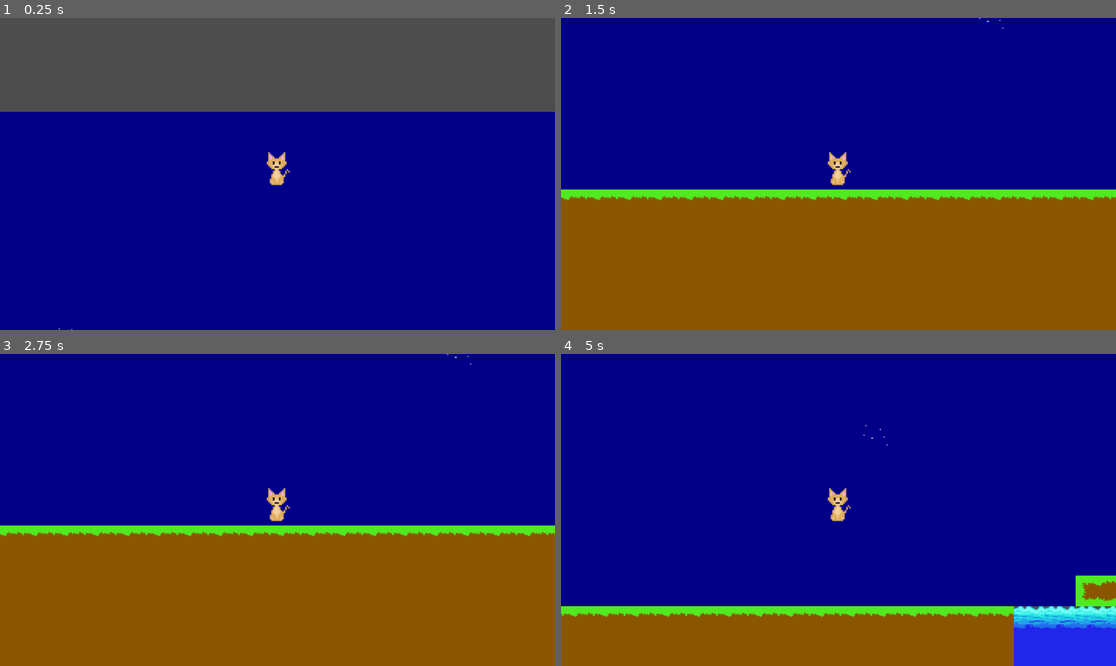
Above: before the commit, frames 1-4 (two rows, left to right).
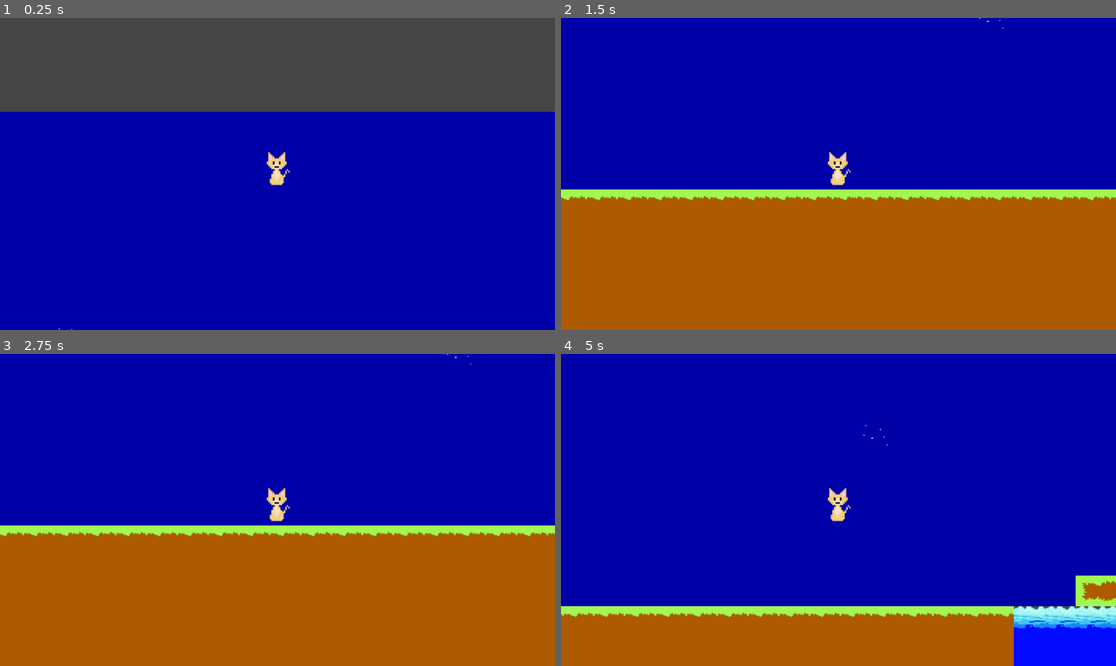
Above: after the commit, the same moments.

Repository: vincentchen18/cat-platformer
Game: Godot game, scene res://level.tscn
Same seed, same stepped clock (60 frames per second), same inputs: the game is played once before the commit and once after it.
Inputs (mouse positions are in pixels of both pictures, inside the frame that each line leads up to):
- Up to frame 1 (0.25 s): no input
- Up to frame 2 (1.5 s): tap Enter (ui_accept) at 0.5, 0.77 s; move the mouse to (960, 158) at 0.52 s; hold Right (ui_right) from 0.53 s (still down); tap Alt at 0.6 s; click (960, 158) at 0.67 s; move the mouse to (727, 189) at 1.27 s; tap Shift at 1.35 s
- Up to frame 3 (2.75 s): tap Enter (ui_accept) at 1.52 s; move the mouse to (333, 441) at 2.02 s; release Right (ui_right) at 2.03 s; hold Left (ui_left) from 2.03 s (still down); tap Alt at 2.1 s
- Up to frame 4 (5 s): move the mouse to (810, 572) at 2.77 s; release Left (ui_left) at 2.78 s; hold Right (ui_right) 2.78-4.28 s; tap Shift at 2.85, 4.35 s; click (810, 572) at 2.92 s; tap Enter (ui_accept) at 3.02, 3.77, 4.52 s; move the mouse to (1005, 556) at 3.52 s; tap Alt at 3.6 s; move the mouse to (672, 463) at 4.27 s; hold Left (ui_left) from 4.28 s (still down)

The runs differ from the first frame. In frame 1, 70% of the frame differs, in the area x 0-100%, y 30-100%; in frame 2, 100%, in the area x 0-100%, y 0-100%; in frame 3, 100%; in frame 4, 100%.

Commit message:
POST PROCJESINSEINFIEONG

Diff:
--- a/level.tscn
+++ b/level.tscn
@@ -3,6 +3,7 @@
 [ext_resource type="Texture2D" uid="uid://c1fs1u353pnn" path="res://basetileset.png" id="1_u52ul"]
 [ext_resource type="Script" uid="uid://df8m506uxmll" path="res://player.gd" id="2_vonw3"]
 [ext_resource type="Texture2D" uid="uid://dwfhcx0gc3ncu" path="res://cat.png" id="3_oi3di"]
+[ext_resource type="Environment" uid="uid://dmfnj1yaf737o" path="res://new_environment.tres" id="4_0b4ue"]
 
 [sub_resource type="TileSetAtlasSource" id="TileSetAtlasSource_vonw3"]
 texture = ExtResource("1_u52ul")
@@ -148,3 +149,6 @@
 [node name="Sprite2D" type="Sprite2D" parent="Player" unique_id=951725006]
 scale = Vector2(0.19921875, 0.203125)
 texture = ExtResource("3_oi3di")
+
+[node name="WorldEnvironment" type="WorldEnvironment" parent="." unique_id=533164557]
+environment = ExtResource("4_0b4ue")
--- /dev/null
+++ b/new_environment.tres
@@ -0,0 +1,11 @@
+[gd_resource type="Environment" format=3 uid="uid://dmfnj1yaf737o"]
+
+[resource]
+background_mode = 3
+tonemap_mode = 3
+tonemap_white = 2.7
+glow_enabled = true
+glow_intensity = 0.65
+adjustment_enabled = true
+adjustment_contrast = 1.075
+adjustment_saturation = 1.11
